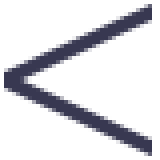
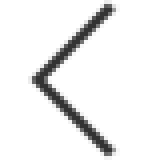
The second w=160, h=160 image is a revision of the first. Changes to its layers:
added layer "Layer 1 copy" above "Layer 0" over [28,0,120,160]
hid "Rectangle 2 copy" over [4,72,152,156]
hid "Rectangle 2" over [4,4,152,88]
